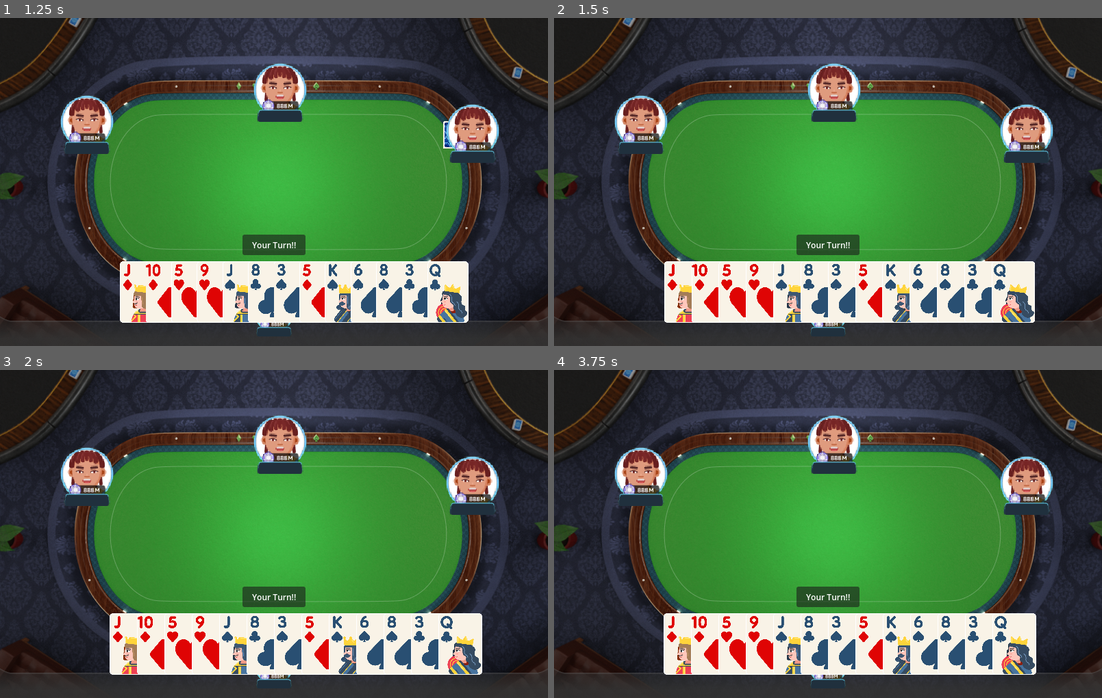
Above: before the commit, frames 1-4 (two rows, left to right).
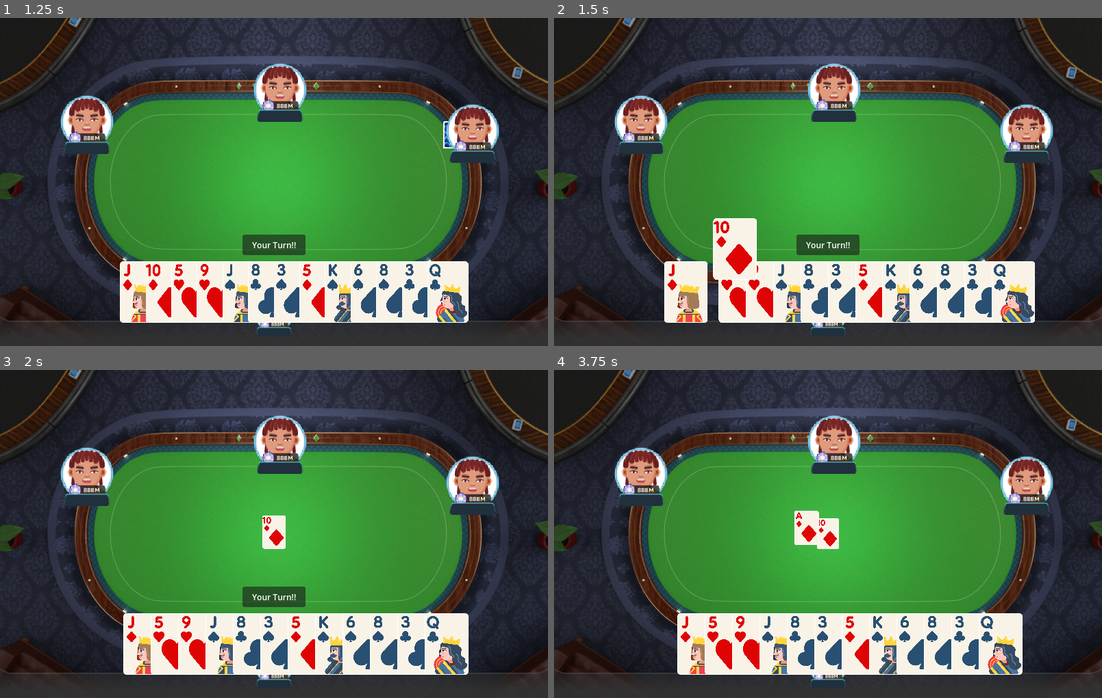
Above: after the commit, the same moments.

Repository: blendjam/callbreak_godot
Game: Godot game, scene res://levels/level_1.tscn
Same seed, same stepped clock (60 frames per second), same inputs: the game is played once before the commit and once after it.
Inputs (mouse positions are in pixels of both pictures, inside the frame that each line leads up to):
- Up to frame 1 (1.25 s): tap Enter at 0.5 s; drag from (274, 175) to (328, 109) at 0.52 s
- Up to frame 2 (1.5 s): drag from (696, 293) to (828, 175) at 1.27 s
- Up to frame 3 (2 s): no input
- Up to frame 4 (3.75 s): move the mouse to (712, 645) at 2.02 s; click (712, 645) at 2.17 s; drag from (740, 645) to (663, 484) at 2.77 s; tap Space at 3.5 s; drag from (767, 645) to (828, 527) at 3.52 s

Frame 1 is identical in both runs. In frame 2, 1.8% of the frame differs, in the area x 25-37%, y 61-93%; in frame 3, 7.8%; in frame 4, 8.9%, in the area x 20-88%, y 42-93%.

Commit message:
Working Game loop

Diff:
--- a/1scripts/Card.gd
+++ b/1scripts/Card.gd
@@ -7,7 +7,7 @@
 var target_parent
 var target_position = Vector2.ZERO
 var target_scale = Vector2.ONE * 0.2
-var selectable = false
+var selectable = true
 var old_parent
 signal card_dragged
 signal card_thrown
@@ -23,26 +23,9 @@
 	old_parent = get_parent()
 	game_controller = get_node("/root/GameScene/GameController")
 
-func throw():
-	var target_parent = get_tree().root.get_node("GameScene/ui_canvas/card_holder")
-	var card_instance = self
-	if find_child(card_instance.get_name()) != null || target_parent.find_child(card_instance.get_name()) != null: return
-
-	add_child(card_instance)
-	card_instance.scale= Vector2.ONE * 0.2
-	card_instance.target_position = get_viewport_rect().size/2 - (card_instance.size / 2 * card_instance.scale.x / 2)
-	card_instance.target_scale = Vector2.ONE * 0.1
-	card_instance.target_parent = target_parent
-	if card_instance.global_position.distance_to(card_instance.target_position) <= 0.01 && scale.x <=card_instance.target_scale.x + 0.01:
-		card_thrown.emit(card_instance)
-
-# func _draw():
-# 	var diff = global_position - get_global_mouse_position()
-# 	var target_rotation = rad_to_deg(diff.angle())
-# 	draw_line(position, get_local_mouse_position(), Color.RED, 10)
-# 	print(target_rotation)
 
 func _physics_process(delta):
+	if !selectable: return
 
 	if selected && game_controller.turn == 0:
 		var touch_offset = Vector2(0, size.y * scale.y)
@@ -53,7 +36,6 @@
 	elif target_position != Vector2.ZERO:
 		global_position = lerp(global_position, target_position, 10 * delta)
 		scale = lerp(scale,target_scale, 10 * delta )
-		selectable = false
 		if target_parent.find_child(name) == null:
 			reparent(target_parent)
 		if old_parent != target_parent && game_controller.turn == 0:
@@ -67,10 +49,8 @@
 
 	if global_position.distance_to(target_position) <= 0.01 && scale.x <=target_scale.x + 0.01:
 		card_thrown.emit(self)
-		# if position.length() >= 0.01:
-			# position = lerp(position, Vector2.ZERO, 10 * delta )
-		# else:
-			# position = Vector2.ZERO
+		selectable = false
+
 
 func _gui_input(event):
 	if event is InputEventScreenTouch  && selectable:
@@ -78,3 +58,9 @@
 
 	if event is InputEventScreenTouch && !event.is_pressed():
 		selected = false
+
+
+func throw_to_center():
+	target_parent = get_tree().root.get_node("GameScene/ui_canvas/card_holder")
+	target_position = get_viewport_rect().size/2 - (size / 2 * scale.x / 2)
+	target_scale = Vector2.ONE* 0.1
--- a/1scripts/Card_Distributor.gd
+++ b/1scripts/Card_Distributor.gd
@@ -46,7 +46,6 @@
 func _ready():
 	start_time = Time.get_ticks_msec()
 	for player in players_container.get_children():
-		print(player)
 		players_list.append(player)
 	for i in 4:
 		var temp_card = TextureRect.new()
--- a/1scripts/Cards_Container.gd
+++ b/1scripts/Cards_Container.gd
@@ -11,8 +11,3 @@
 	var elapsed_time = time_now - start_time
 	if elapsed_time > 1000:
 		scale.x = lerp(scale.x, 1.0, 10*delta)
-
-	# if Input.is_action_just_released("reload"):
-	# 	for i in get_child_count():
-	# 		remove_child(get_child(i))
-	# 	instantiate_card()
--- a/1scripts/GameController.gd
+++ b/1scripts/GameController.gd
@@ -4,76 +4,71 @@
 
 var turn = 0
 var players:Array[Player]
-var timer: Timer
 var round_card:Card;
+var round_winner_list: Array[Player]
 var selected_card:Card;
-var prev_turn
 
+@export var timer: Timer
 @export var turn_panel:Panel
 @export var card_container:Card_Container
 @export var player_container:CanvasLayer
 
 # Called when the node enters the scene tree for the first time.
 func _ready():
-	timer = Timer.new()
 	timer.connect("timeout", onTimeOut.bind());
 	for player in player_container.get_children():
 		players.append(player)
-		player.connect("card_thrown", on_card_throw.bind())
 	instantiate_cards()
 
 func onTimeOut():
 	if turn != 0:
-		players[turn].throw_card()
-	if turn == 0:
-		turn_panel.show()
-		for card in players[0].hand:
-			card.selectable = true
+		players[turn].throw_card(round_card)
+		var next_turn = change_turn()
+		if next_turn == 0:
+			turn_panel.show()
+			timer.stop()
+
+	elif turn == 0:
+		players[0].throw_random_card(round_card)
 
 
-# Called every frame. 'delta' is the elapsed time since the previous frame.
-# func _process(delta):
 
-	# if elapsed_time > 500 && turn != 0:
-	# 	players[turn].throw_card()
-	# 	start_time = Time.get_ticks_msec()
 
-	# if elapsed_time > 1500 && turn == 0:
-	# 	start_time = Time.get_ticks_msec()
-	# 	turn_panel.show()
-	# 	for card in players[0].hand:
-	# 		card.selectable = true
-
+# On player's hand
 func instantiate_cards():
 	var card_distirbutor = Card_Distributor.new()
-	var distributed_card =card_distirbutor.distribute_card()
+	var distributed_card = card_distirbutor.distribute_card()
 	for i in players.size() :
 		players[i].hand.append_array(distributed_card[i])
 
 	# while(!card_distirbutor.callbreak_rule(players_hand[0])):
 		# card_distirbutor = card_distirbutor.distribute_card()
+
 	var player_hand= []
-
 	for i in 13:
 		var card_slot = Control.new()
 		var card_instance = players[0].hand[i]
-		card_instance.scale= Vector2.ONE * 0.2
 		card_slot.add_child(card_instance)
 		card_container.add_child(card_slot)
+		card_instance.scale= Vector2.ONE * 0.2
 		player_hand.append(card_instance)
 		card_instance.connect("card_dragged",on_drag.bind())
-		card_instance.connect("card_thrown", on_card_throw.bind())
+		card_instance.connect("card_thrown", on_player_card_throw.bind())
 
 
 func on_drag(card_):
 	selected_card = card_
 
-func on_card_throw(card_):
+
+func change_turn():
 	turn = (turn + 1) % players.size()
+	return turn
+
+func on_player_card_throw(card_):
+	change_turn()
 	round_card = card_
-	if turn != 0:
-		turn_panel.hide()
-	card_.selectable = false
+	timer.start()
+	turn_panel.hide()
 
 
 func can_throw_card(card):
@@ -84,7 +79,4 @@
 
 func _on_area_2d_input_event(viewport, event, shape_idx):
 	if selected_card != null && selected_card.selected && event.is_released():
-		selected_card.target_parent = get_tree().root.get_node("GameScene/ui_canvas/card_holder")
-		selected_card.target_position = get_viewport_rect().size/2 - (selected_card.size / 2 * selected_card.scale.x / 2)
-		selected_card.target_scale = Vector2.ONE* 0.1
-# Replace with function body.
+		selected_card.throw_to_center()
--- a/1scripts/Player.gd
+++ b/1scripts/Player.gd
@@ -4,12 +4,62 @@
 
 var hand:Array[Card]
 var bid
-signal card_thrown
 
-func throw_card():
-  hand[0].throw()
-  # if card_instance.global_position.distance_to(target_position) <= 0.01 && scale.x <=target_scale.x + 0.001:
-		# var new_parent = get_tree().root.get_node("GameScene/card_layer/card_holder")
-		# reparent(new_parent)
-		# old_parent.hide()
-		# z_index = 0
+func can_throw_card(round_card:Card, card:Card):
+	var rc_number = round_card.card_value[0]
+	var rc_suit = round_card.card_value[1]
+	var has_round_suit = false
+	var has_bigger_number = false
+
+	for c in hand:
+		if c.card_value.contains(rc_suit):
+			has_round_suit = true
+			break
+
+	if !has_round_suit: return true
+
+	for c in hand:
+		if c.card_value[0] > rc_number and c.card_value.contains(rc_suit):
+			has_bigger_number = true
+			break
+
+	if has_bigger_number:
+		if card.card_value.contains(rc_suit) and card.card_value[0] > rc_number:
+			return true
+	elif card.card_value.contains(rc_suit):
+		return true
+
+	return false
+
+
+
+func throw_card(round_card):
+	var card_container = Control.new()
+	var rand_card = get_rand_from_hand()
+	while(!can_throw_card(round_card, rand_card)):
+		rand_card = get_rand_from_hand()
+
+	remove_from_hand(rand_card)
+	card_container.add_child(rand_card)
+	add_child(card_container)
+	rand_card.scale= Vector2.ONE * 0.2
+	rand_card.throw_to_center()
+
+func throw_random_card(round_card):
+	var rand_card:Card = get_rand_from_hand()
+	remove_from_hand(rand_card)
+	if(can_throw_card(round_card, rand_card)):
+		rand_card.throw_to_center()
+
+func get_rand_from_hand():
+	var random_index = randi() % hand.size()
+	var rand_card = hand[random_index]
+	return rand_card
+
+func remove_from_hand(card_to_remove):
+	var r_index = 0
+	for i in hand.size():
+		if hand[i] == card_to_remove:
+			r_index = i
+
+	hand.remove_at(r_index)
--- a/levels/level_1.tscn
+++ b/levels/level_1.tscn
@@ -190,10 +190,13 @@
 text = "Your Turn!!"
 horizontal_alignment = 1
 
-[node name="GameController" type="Node2D" parent="." node_paths=PackedStringArray("turn_panel", "card_container", "player_container")]
+[node name="GameController" type="Node2D" parent="." node_paths=PackedStringArray("timer", "turn_panel", "card_container", "player_container")]
 script = ExtResource("6_bbamg")
+timer = NodePath("Timer")
 turn_panel = NodePath("../card_layer/Turn_Panel")
 card_container = NodePath("../card_layer/card_container")
 player_container = NodePath("../ui_canvas/player_container")
 
+[node name="Timer" type="Timer" parent="GameController"]
+
 [connection signal="input_event" from="card_layer/Area2D" to="GameController" method="_on_area_2d_input_event"]
